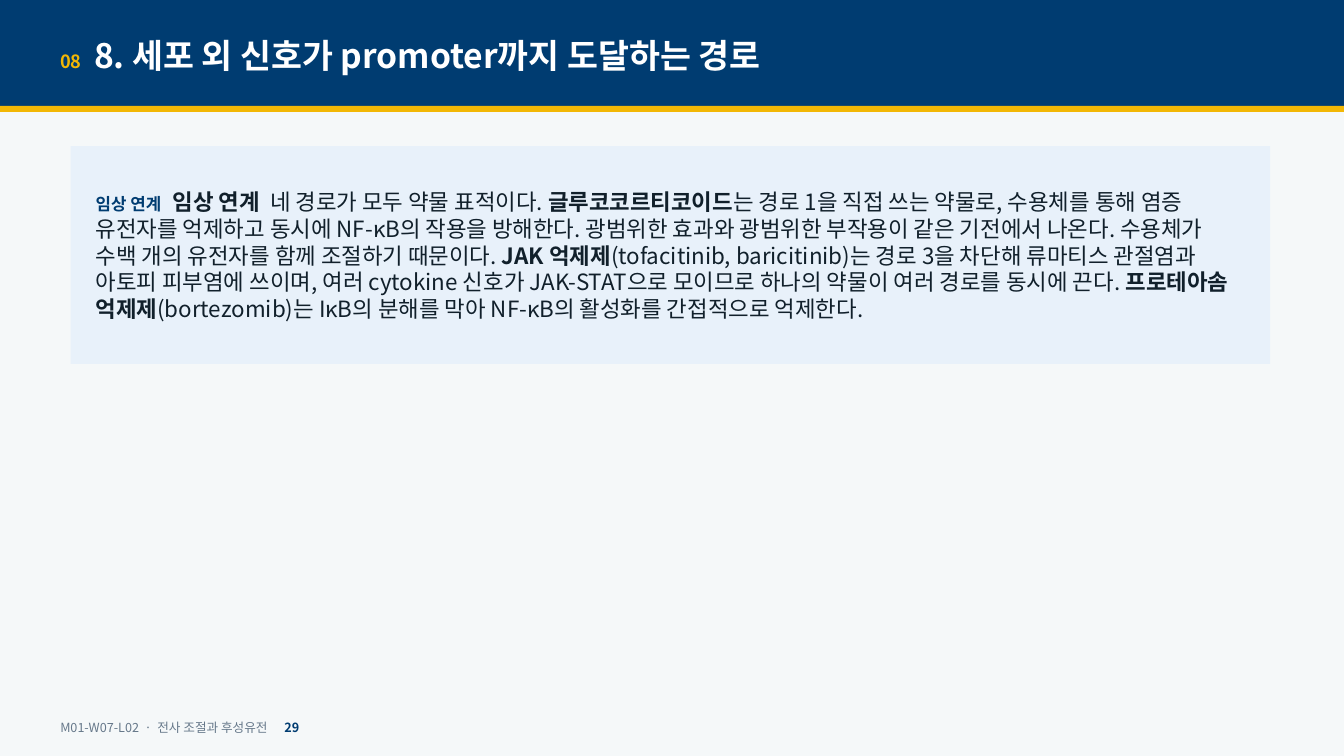
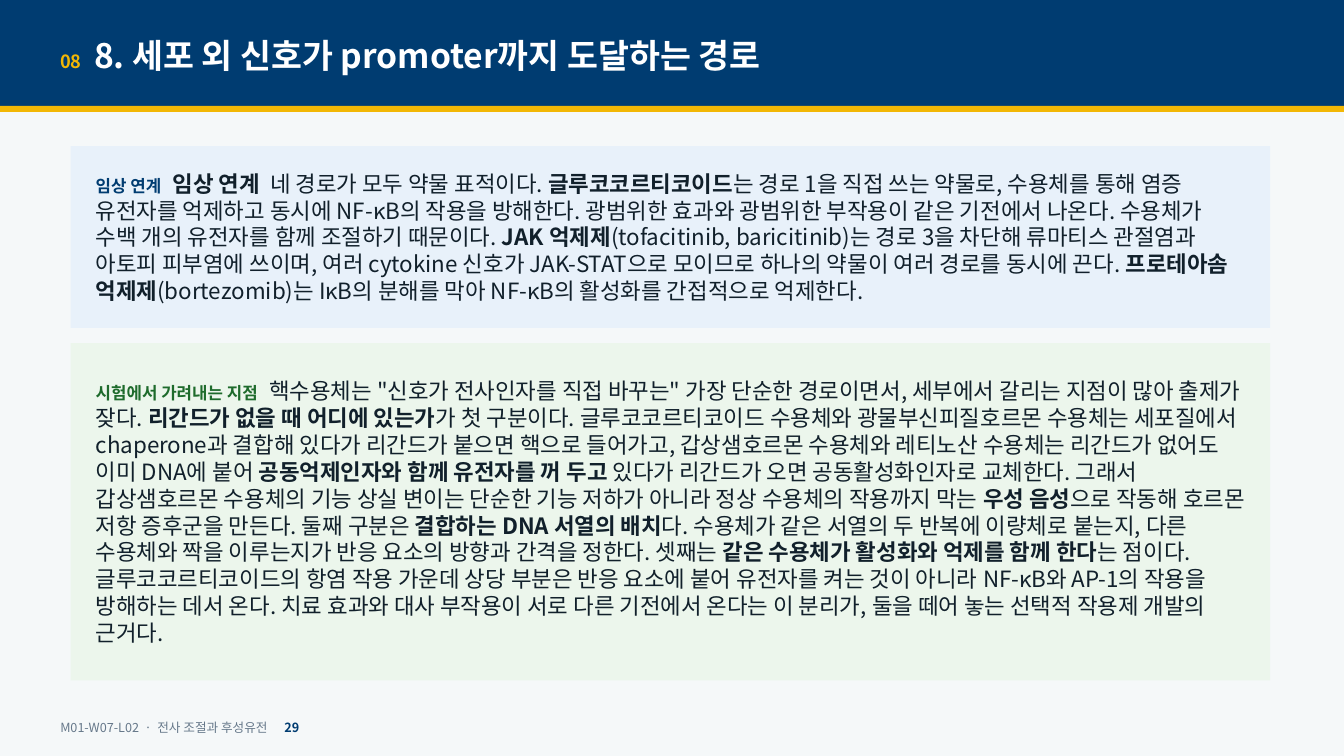
Before and after one commit to hoperiasd2/hoperiasd2.github.io, a slide deck: slide 29 of curriculum/M01/W07/L02/slides.pptx. Drawn at 1344x756 pixels with LibreOffice and Linux fonts; fonts in the diff are those of the drawing. Boxes give left, top, right and bottom in pixels: in the first picture for what was removed or moved away, otherwise in the second. Text is boxed around its words. In the diff, an @@ line names an element or a change of style, - is before the commit and + after.

```diff
--- a/curriculum/M01/W07/L02/slides.pptx
+++ b/curriculum/M01/W07/L02/slides.pptx
@@ rectangle "임상 연계 임상 연계 네 ...": place and size @@
-rectangle "임상 연계 임상 연계 네 ..." at (71,146,1270,364)
+rectangle "임상 연계 임상 연계 네 ..." at (71,146,1270,328)
@@ rectangle added at (71,343,1270,681), fill #ECF6EC, 16 pt, text #11202B @@
+시험에서 가려내는 지점 핵수용체는 "신호가 전사인자를 직접 바꾸는" 가장 단순한 경로이면서, 세부에서 갈리는 지점이 많아 출제가 잦다. 리간드가 없을 때 어디에 있는가가 첫 구분이다. 글루코코르티코이드 수용체와 광물부신피질호르몬 수용체는 세포질에서 chaperone과 결합해 있다가 리간드가 붙으면 핵으로 들어가고, 갑상샘호르몬 수용체와 레티노산 수용체는 리간드가 없어도 이미 DNA에 붙어 공동억제인자와 함께 유전자를 꺼 두고 있다가 리간드가 오면 공동활성화인자로 교체한다. 그래서 갑상샘호르몬 수용체의 기능 상실 변이는 단순한 기능 저하가 아니라 정상 수용체의 작용까지 막는 우성 음성으로 작동해 호르몬 저항 증후군을 만든다. 둘째 구분은 결합하는 DNA 서열의 배치다. 수용체가 같은 서열의 두 반복에 이량체로 붙는지, 다른 수용체와 짝을 이루는지가 반응 요소의 방향과 간격을 정한다. 셋째는 같은 수용체가 활성화와 억제를 함께 한다는 점이다. 글루코코르티코이드의 항염 작용 가운데 상당 부분은 반응 요소에 붙어 유전자를 켜는 것이 아니라 NF-κB와 AP-1의 작용을 방해하는 데서 온다. 치료 효과와 대사 부작용이 서로 다른 기전에서 온다는 이 분리가, 둘을 떼어 놓는 선택적 작용제 개발의 근거다.
```
Also in this commit, not shown: 19 other slides changed, 11 slides added, 5 other files.
